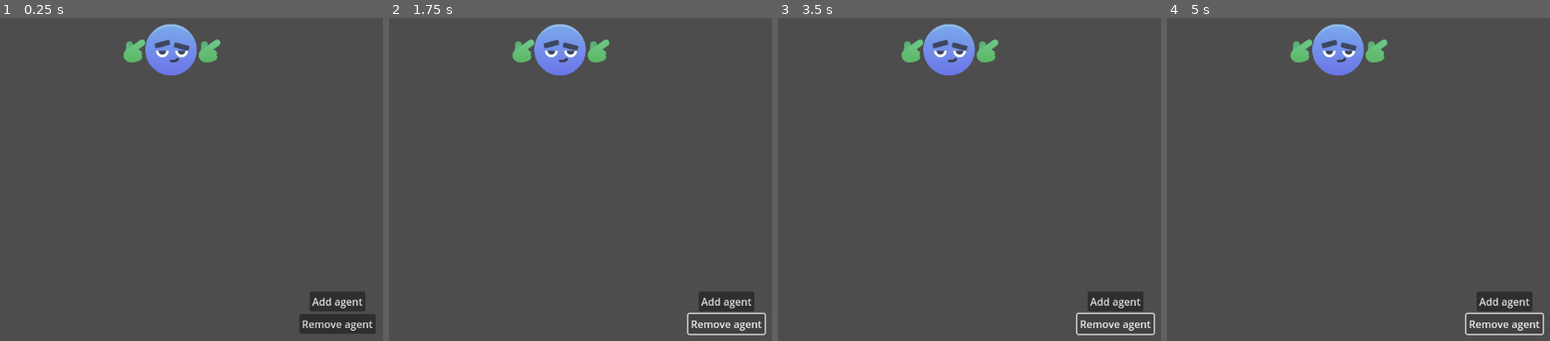
Above: before the commit, frames 1-4 (left to right).
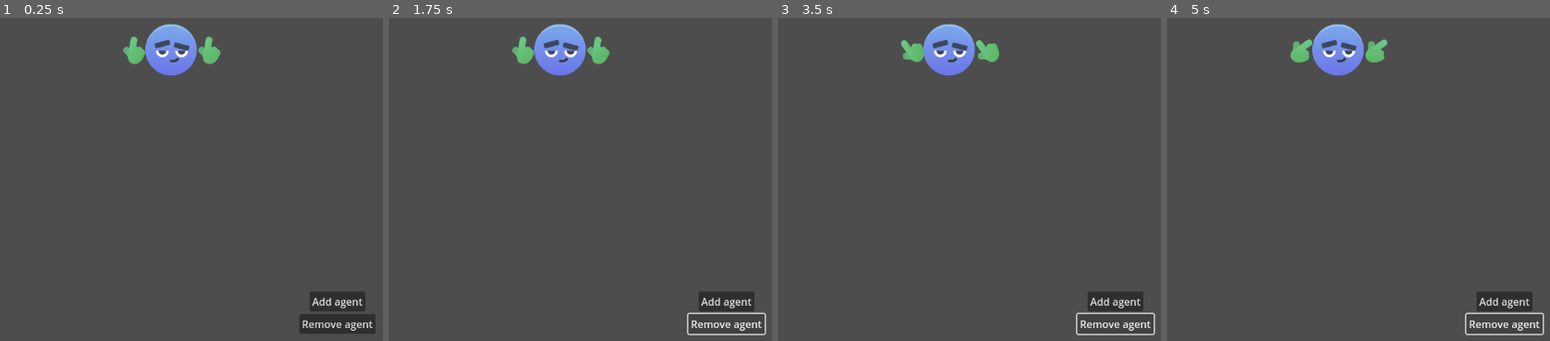
Above: after the commit, the same moments.

Repository: AndreaTerenz/masseria
Game: Godot game, scene res://Main.tscn
The game is run twice, just before and just after one commit, with the same random seed, the same clock (stepped at 60 frames per second) and the same inputs.
Inputs:
- Up to frame 1 (0.25 s): no input
- Up to frame 2 (1.75 s): click "Add agent" at 0.5 s; click "Remove agent" at 1.25 s
- Up to frame 3 (3.5 s): click "Add agent" at 2 s; click "Remove agent" at 2.75 s
- Up to frame 4 (5 s): click "Add agent" at 3.5 s; click "Remove agent" at 4.25 s

The runs differ from the first frame. In frame 1, 0.4% of the frame differs, in the area x 32-58%, y 5-15%; in frame 2, 0.4%; in frame 3, 0.3%; in frame 4, nothing differs.

Commit message:
They movin

Diff:
--- a/Main.tscn
+++ b/Main.tscn
@@ -16,10 +16,9 @@
 func _on_remove_btn_pressed() -> void:
 	var removed = AgentManager.remove_agent()
 
-	print(removed.agent_id)
-
-	remove_child(removed)
-	removed.queue_free()
+	if removed:
+		remove_child(removed)
+		removed.queue_free()
 "
 
 [node name="Main" type="Node"]
--- a/Script/Agent.gd
+++ b/Script/Agent.gd
@@ -2,6 +2,8 @@
 extends Node2D
 
 var agent_id : StringName = &"default"
+var left_tween: Tween
+var right_tween: Tween
 
 func _ready() -> void:
 	add_to_group(&"Agents")
@@ -10,3 +12,11 @@
 	position.y = randf_range(100., 500.)
 
 	AgentManager.add_agent(self)
+
+	left_tween = create_tween().set_loops()
+	left_tween.tween_property($LeftHand, "rotation_degrees", -90, 0.5).from(0)
+	left_tween.tween_property($LeftHand, "rotation_degrees", 0, 0.5).from(-90)
+
+	right_tween = create_tween().set_loops()
+	right_tween.tween_property($RightHand, "rotation_degrees", -90, 0.5).from(0)
+	right_tween.tween_property($RightHand, "rotation_degrees", 0, 0.5).from(-90)
--- a/Script/AgentManager.gd
+++ b/Script/AgentManager.gd
@@ -3,8 +3,7 @@
 signal new_agent(a: Agent)
 signal agent_removed(a: Agent)
 
-const ID_ALPHABET := "abcdefghijklmnopqrstuvwxyz0123456789ABCDEFGHIJKLMNOPQRSTUVWXYZ"
-const ID_LENGTH := 24
+var agents_created = 0
 
 var agents : Array[Agent] = []
 
@@ -12,24 +11,42 @@
 	agents.append(a)
 	new_agent.emit(a)
 
-	a.agent_id = generate_agent_id()
+	a.agent_id = str(agents_created)
+	agents_created += 1
 
-	print(a.agent_id)
+	print("Added agent " + a.agent_id)
 
-func remove_agent(id := -1):
+func remove_agent(id := str(-1)):
 	if len(agents) == 0:
+		print("No agent in the current scene.")
 		return
 
-	if id < 0:
-		id = randi_range(0, len(agents)-1)
+	var idx
+	if int(id) < 0:
+		idx = randi_range(0, len(agents)-1)
+		id = agents[idx].agent_id
+	else:
+		idx = min(id, len(agents)-1)
+		while idx >= 0:
+			if agents[idx].agent_id == str(id):
+				break
+			idx -= 1
 
-	var removed : Agent = agents.pop_at(id)
+	if idx < 0:
+		print("No agent found.")
+		return
+
+	var removed : Agent = agents.pop_at(idx)
 
 	agent_removed.emit(removed)
+	print("Removed agent " + str(id))
 
 	return removed
 
+# Deprecated
 func generate_agent_id():
+	const ID_ALPHABET := "abcdefghijklmnopqrstuvwxyz0123456789ABCDEFGHIJKLMNOPQRSTUVWXYZ"
+	const ID_LENGTH := 24
 	var word: String
 	var n_char = len(ID_ALPHABET)
 	for i in range(ID_LENGTH):
--- a/dummy_agent.tscn
+++ b/dummy_agent.tscn
@@ -10,11 +10,11 @@
 texture = ExtResource("1_6xupl")
 script = ExtResource("2_u83cq")
 
-[node name="GreenHandPoint" type="Sprite2D" parent="."]
+[node name="LeftHand" type="Sprite2D" parent="."]
 position = Vector2(60, 2)
 texture = ExtResource("3_wi01w")
 
-[node name="GreenHandPoint2" type="Sprite2D" parent="."]
+[node name="RightHand" type="Sprite2D" parent="."]
 position = Vector2(-57, 2)
 texture = ExtResource("3_wi01w")
 
